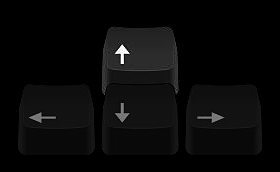
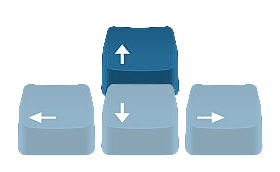
Revision of a layered 280×172 image; what changed, layer by layer:
hid "Layer 3" over [0, 0, 280, 172]
